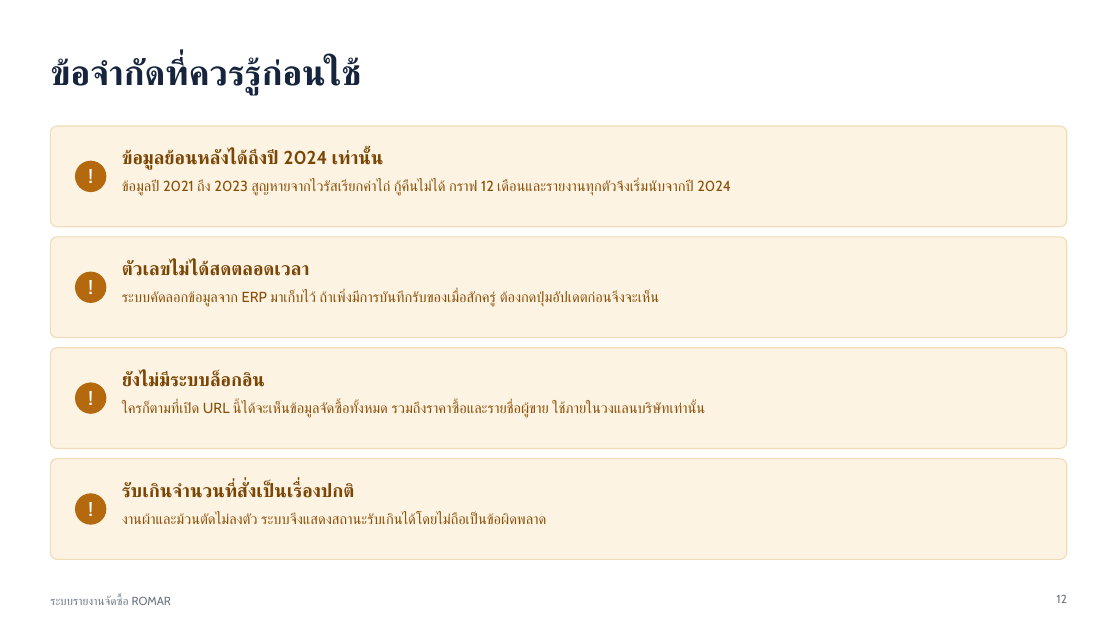
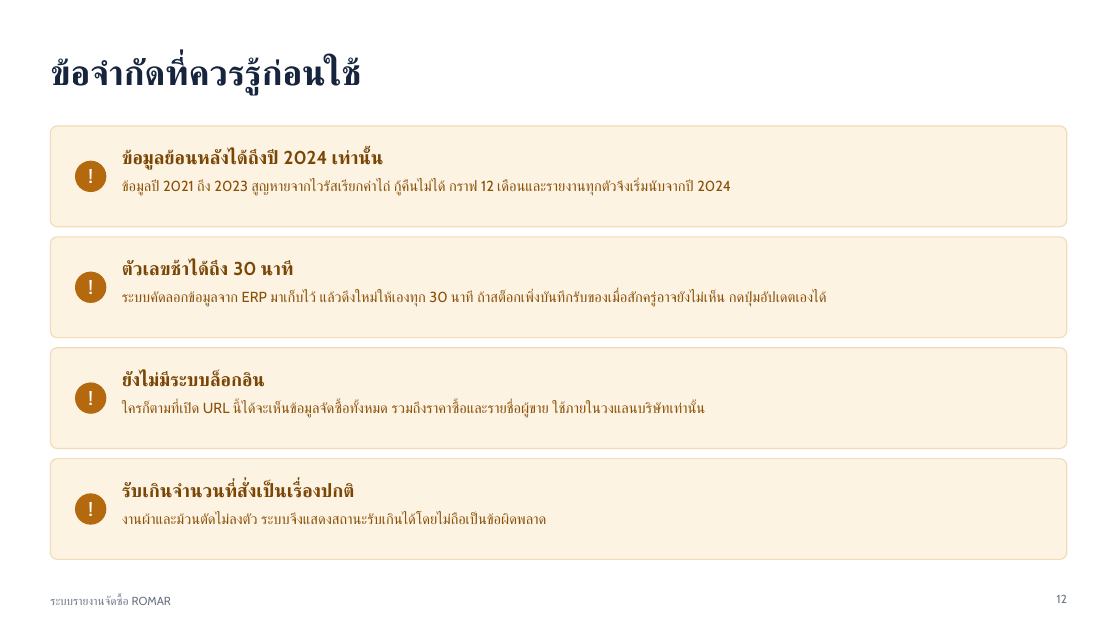
Before and after one commit to l3arracuda/RomarPurPOPR, a slide deck: slide 12 of docs/คู่มือการใช้งาน-ระบบรายงานจัดซื้อ.pptx. Drawn at 1120x630 pixels with LibreOffice and Linux fonts; fonts in the diff are those of the drawing. Boxes give left, top, right and bottom in pixels: in the first picture for what was removed or moved away, otherwise in the second. Text is boxed around its words. In the diff, an @@ line names an element or a change of style, - is before the commit and + after.

```diff
--- a/docs/คู่มือการใช้งาน-ระบบรายงานจัดซื้อ.pptx
+++ b/docs/คู่มือการใช้งาน-ระบบรายงานจัดซื้อ.pptx
@@ text at (x1=122, y1=261, x2=292, y2=276): text changed @@
-ตัวเลขไม่ได้สดตลอดเวลา
+ตัวเลขช้าได้ถึง 30 นาที
@@ text at (x1=122, y1=291, x2=826, y2=307): text changed @@
-ระบบคัดลอกข้อมูลจาก ERP มาเก็บไว้ ถ้าเพิ่งมีการบันทึกรับของเมื่อสักครู่ ต้องกดปุ่มอัปเดตก่อนจึงจะเห็น
+ระบบคัดลอกข้อมูลจาก ERP มาเก็บไว้ แล้วดึงใหม่ให้เองทุก 30 นาที ถ้าสต็อกเพิ่งบันทึกรับของเมื่อสักครู่อาจยังไม่เห็น กดปุ่มอัปเดตเองได้
```
Also in this commit, not shown: 2 other slides changed, 1 other file.
